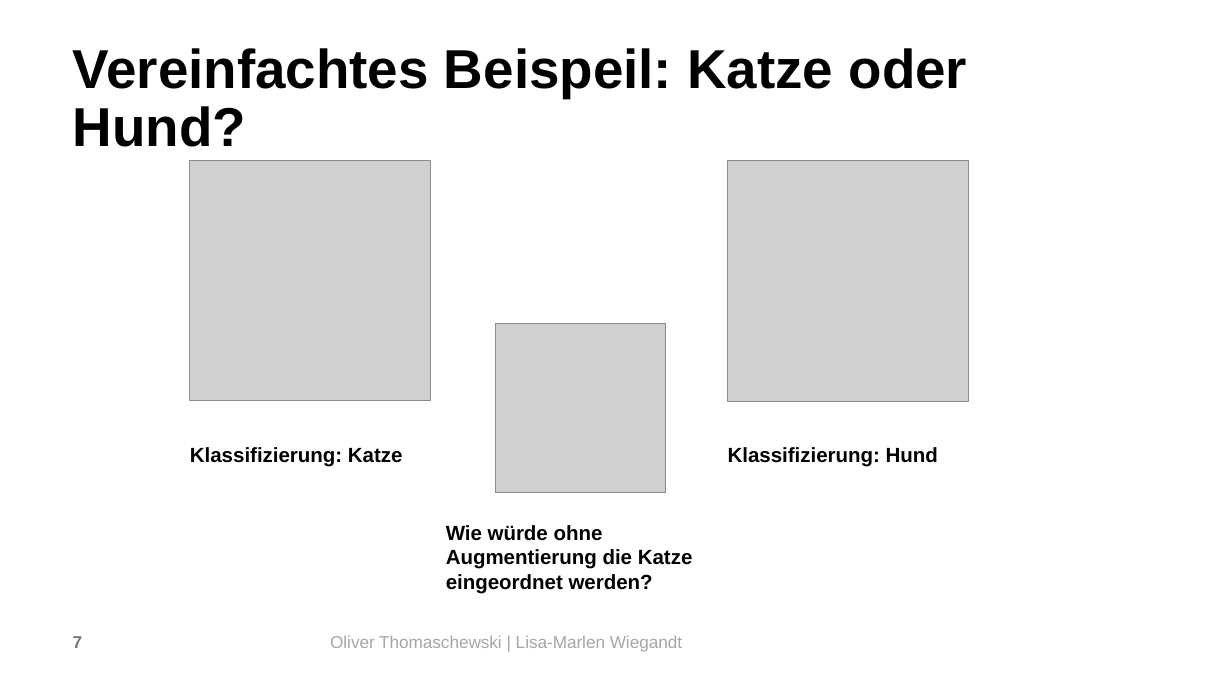
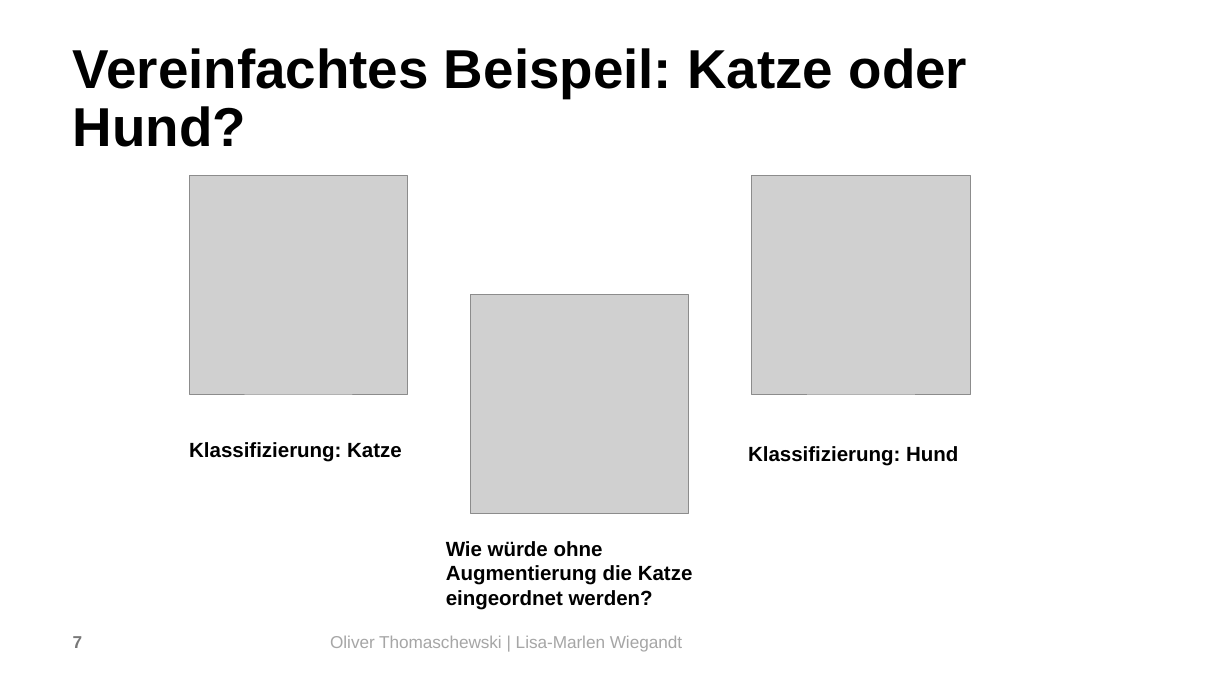
Before and after one commit to OliverThomaschewski/data_augmentation, a slide deck: slide 7 of Präsi.pptx. Drawn at 1232x693 pixels with LibreOffice and Linux fonts; fonts in the diff are those of the drawing; grey boxes stand for pictures; background and template pictures are left out. Boxes give left, top, right and bottom in pixels: in the first picture for what was removed or moved away, otherwise in the second. Text is boxed around its words. In the diff, an @@ line names an element or a change of style, - is before the commit and + after.

```diff
--- a/Präsi.pptx
+++ b/Präsi.pptx
@@ picture: place and size @@
-picture at (190, 160, 431, 400)
+picture at (189, 176, 408, 394)
@@ picture: place and size @@
-picture at (727, 161, 968, 401)
+picture at (752, 176, 970, 394)
@@ picture: place and size @@
-picture at (495, 323, 665, 494)
+picture at (470, 295, 689, 513)
@@ text "Klassifizierung: Katze": place and size @@
-text "Klassifizierung: Katze" at (190, 447, 403, 467)
+text "Klassifizierung: Katze" at (189, 442, 402, 461)
@@ text "Klassifizierung: Hund": place and size @@
-text "Klassifizierung: Hund" at (728, 447, 938, 467)
+text "Klassifizierung: Hund" at (748, 446, 958, 466)
@@ text "Wie würde ohne Augmentierung die ...": place and size @@
-text "Wie würde ohne Augmentierung die ..." at (446, 525, 693, 594)
+text "Wie würde ohne Augmentierung die ..." at (446, 541, 693, 610)
```
Also in this commit, not shown: 11 other slides changed, 12 slides added, 1 slide removed, 1 other file.
